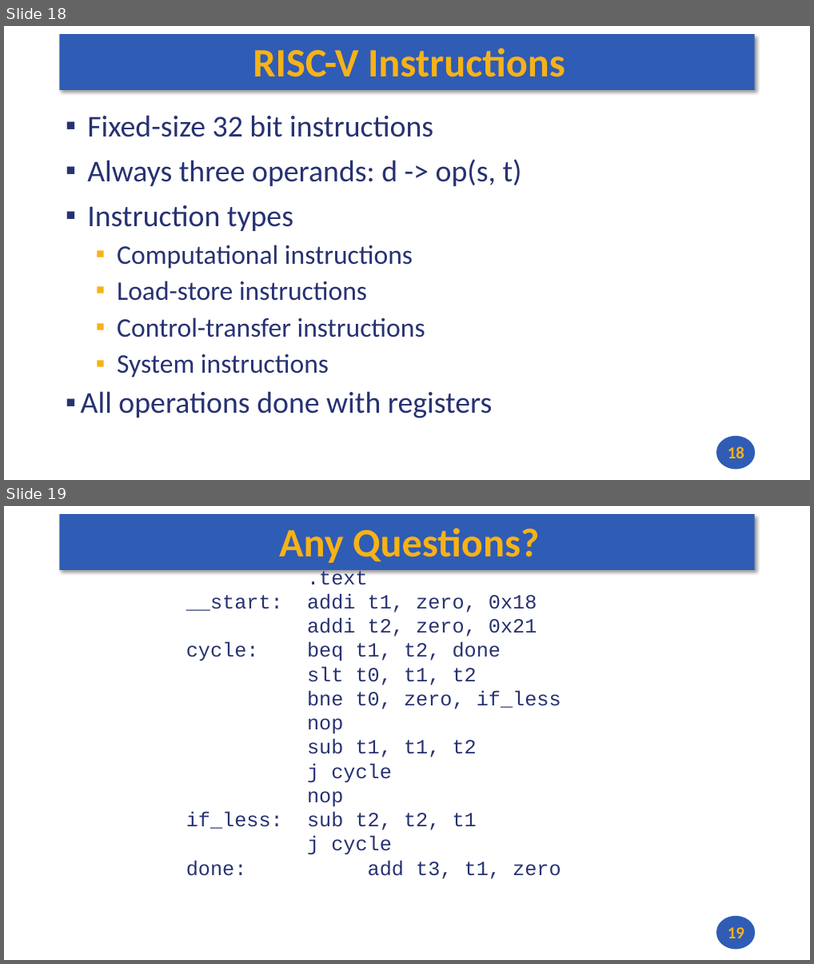
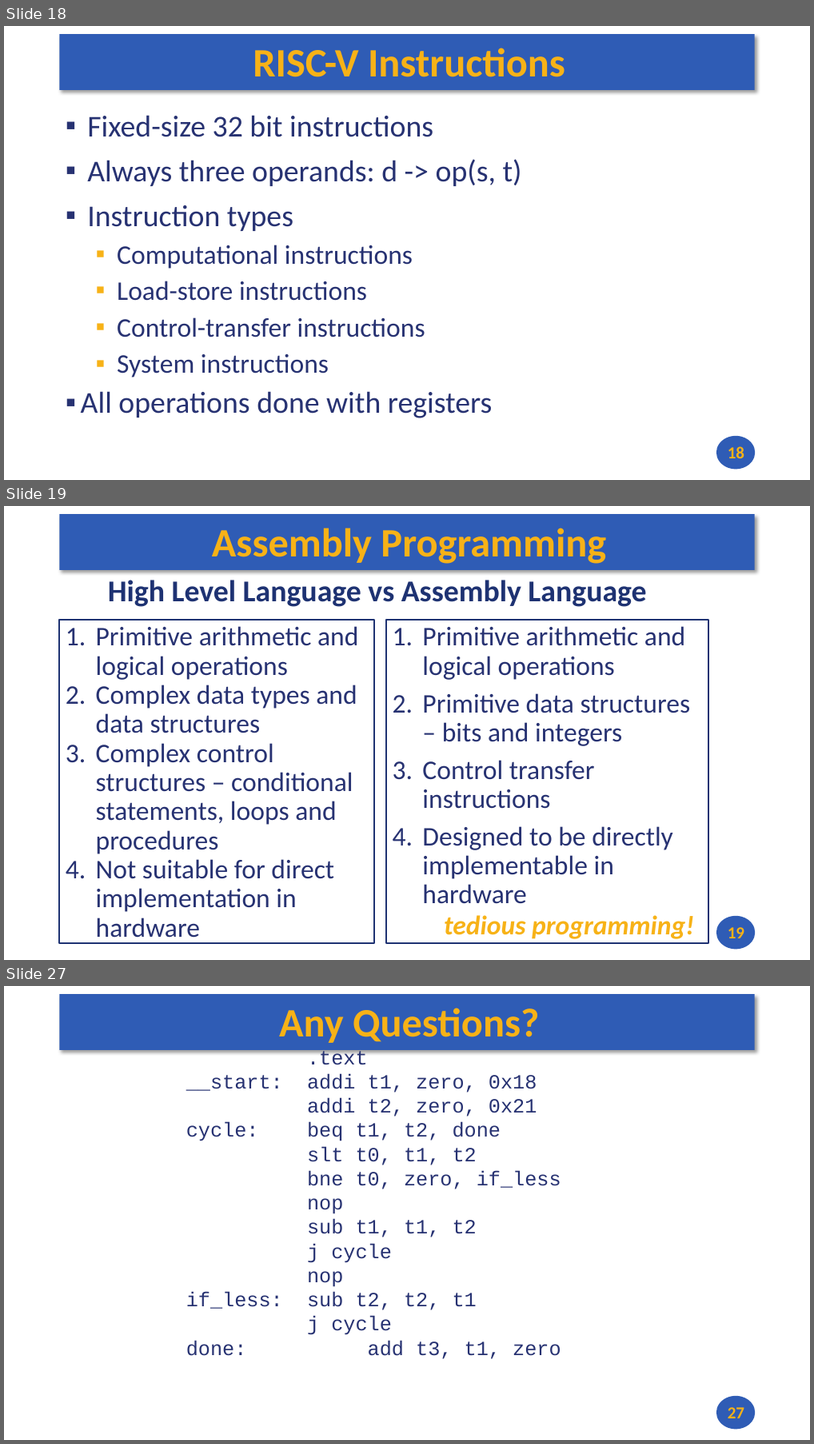
Before and after one commit to andrewt0301/hse-acos-course, a slide deck: docs/part1ca/03_CPU/CA_Lecture_03.pptx. Shown one above the other, each under a label of ours: slides 18 and 19 before the commit, slides 18, 19 and 27 after it; the slides between them are not shown. The pictures are 814x964 and 814x1444 pixels, drawn with LibreOffice and Linux fonts; fonts in the diff are those of the drawing. Boxes give left, top, right and bottom in pixels: in the first picture for what was removed or moved away, otherwise in the second. Text is boxed around its words. In the diff, an @@ line names an element or a change of style, - is before the commit and + after.

```diff
--- a/docs/part1ca/03_CPU/CA_Lecture_03.pptx
+++ b/docs/part1ca/03_CPU/CA_Lecture_03.pptx
@@ slide 19 added at (x1=4, y1=506, x2=810, y2=960), background #FFFFFF; not listed: 2 template elements that a slide beside it also shows @@
@@ title added at (x1=212, y1=528, x2=606, y2=564), 48 pt, text #F7B217, bold @@
+Assembly Programming
@@ text added at (x1=108, y1=580, x2=646, y2=607), 36 pt, text #1E3272, bold @@
+High Level Language vs Assembly Language
@@ text added at (x1=60, y1=620, x2=375, y2=944), outline #1E3272 2 pt, 32 pt, text #273272 @@
+1. Primitive arithmetic and logical operations
+2. Complex data types and data structures
+3. Complex control structures – conditional statements, loops and procedures
+4. Not suitable for direct implementation in hardware
@@ rectangle added at (x1=386, y1=620, x2=709, y2=944), outline #1E3272 2 pt, 32 pt, text #273272 @@
+1. Primitive arithmetic and logical operations
+2. Primitive data structures – bits and integers
+3. Control transfer instructions
+4. Designed to be directly implementable in hardware
@@ text added at (x1=444, y1=915, x2=694, y2=939), 32 pt, text #F7B217, bold, italic @@
+tedious programming!
@@ page number added at (x1=728, y1=927, x2=745, y2=938), 20 pt, text #F7B217, bold @@
+19
@@ what was slide 19 is now slide 27 @@
@@ page number at (x1=728, y1=1407, x2=745, y2=1418): text changed @@
-19
+27
```
Also in this commit, not shown: 7 other slides added, 1 other file.
